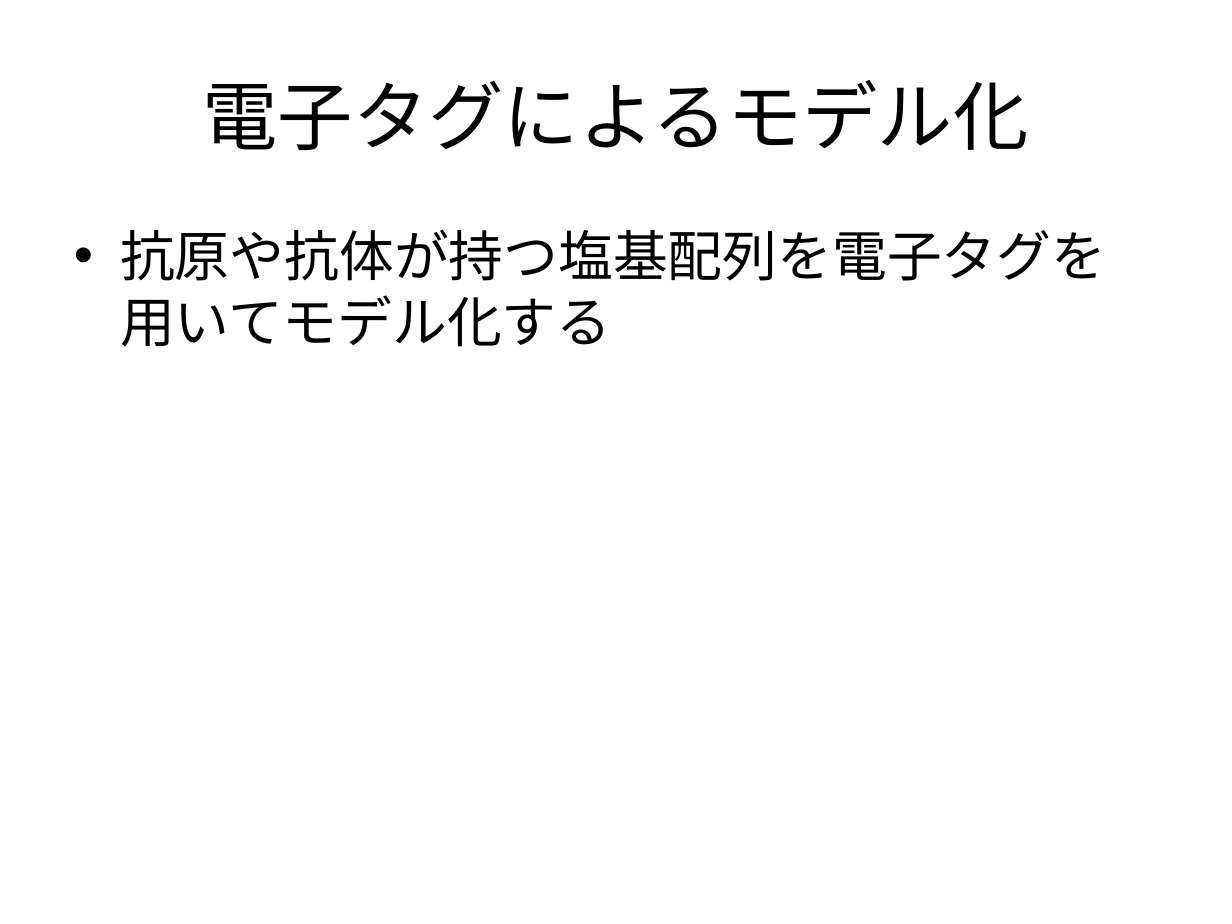
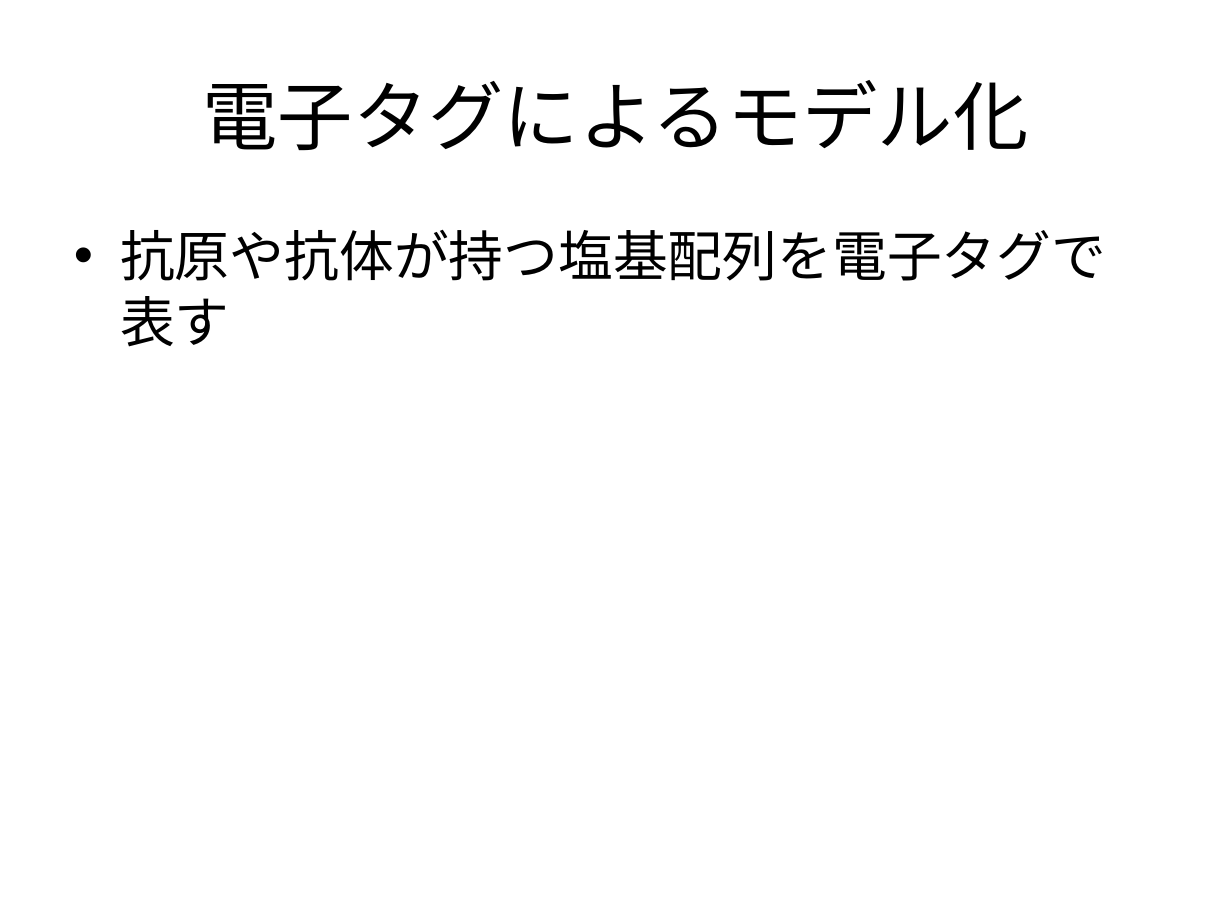
Before and after one commit to nkud/Research-BB, a slide deck: slide 9 of PPT/卒業研究.pptx. Drawn at 1232x924 pixels with LibreOffice and Linux fonts; fonts in the diff are those of the drawing. Boxes give left, top, right and bottom in pixels: in the first picture for what was removed or moved away, otherwise in the second. Text is boxed around its words. In the diff, an @@ line names an element or a change of style, - is before the commit and + after.

```diff
--- a/PPT/卒業研究.pptx
+++ b/PPT/卒業研究.pptx
@@ text at (120,229,1106,347): text changed @@
-• 抗原や抗体が持つ塩基配列を電子タグを用いてモデル化する
+• 抗原や抗体が持つ塩基配列を電子タグで表す
```
Also in this commit, not shown: 6 other slides changed.
